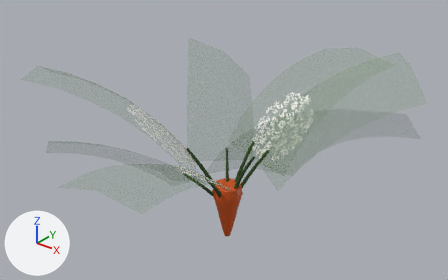
Before and after pictures for a commit that changed the FBX model unity/BinaryNestModAssets/Assets/Farming/Carrot/Models/CarrotHarvest.fbx.
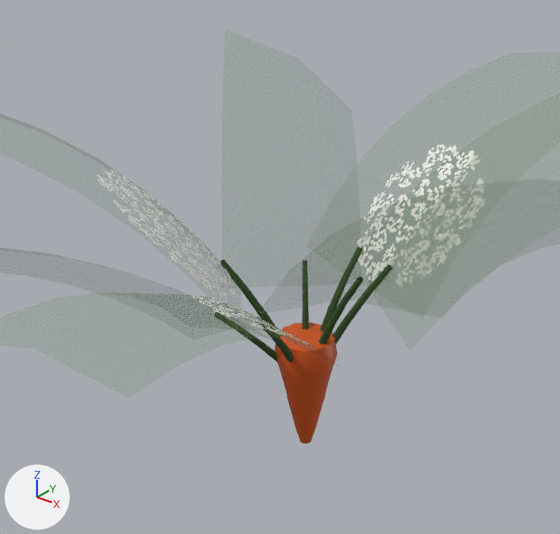
Each version is shown whole from a camera (50 mm lens) standing at (0.633, -0.802, 0.634) and looking at (-0.012, 0.004, 0.134), then close up on the part from 18% to 78% of the width and 8% to 100% of the height. Arrows for +X, +Y and +Z are at lower left; the lights stay in place. The first two pictures are the older version. Objects named as collision shapes, trigger or cutter boxes, shadow casters or lower levels of detail are left out. Where no turn or scale is listed for an object, it has been applied to the vertices. Vertices at exactly the same position are counted once.

Objects in the first close-up: 'CarrotHarvest_LOD0'.
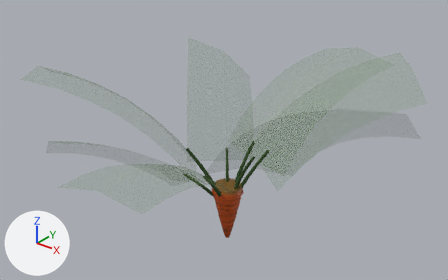
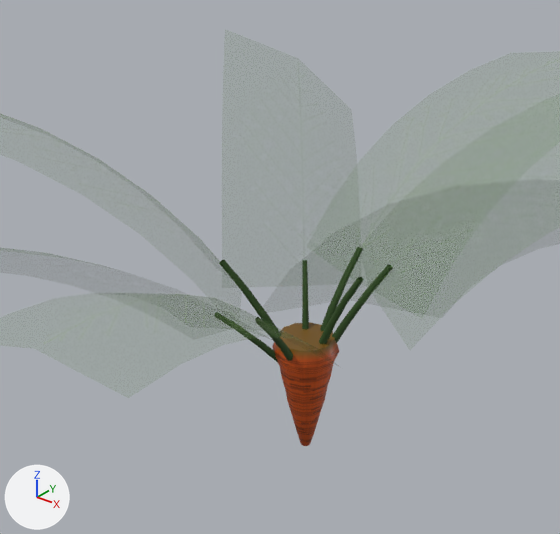
Boxes [x1, y1, x2, y2] around the edits, measured in the close-ups (560 x 534 px; the box of a moved part takes in the faces that stretch with it):
'CarrotHarvest_LOD0', surface changed, reshaped: before [96, 144, 485, 444]; after [214, 247, 393, 446]
part 1 of me_carrotharvest_lod0, moved or reshaped: before [274, 339, 337, 444]; after [272, 339, 339, 446]
part 2 of me_carrotharvest_lod0, surface changed (orange to brown): before [96, 144, 485, 444]; after [272, 322, 339, 427]

What the commit changed:
Picture 'CarrotRoot.png' (img_carrotroot_png) is new.
In material 'CarrotRoot' (mat_carrotroot), base_color is no longer (0.604, 0.0835, 0.00394), orange #cc520d.
In material 'CarrotRoot' (mat_carrotroot), texture is now set to img_carrotroot_png.
me_carrotharvest_lod0 is used by ob_carrotharvest_lod0; location (0.0, 0.0, 0.0).
me_carrotharvest_lod0 had 420 vertices, 309 faces and spanned x -0.324..0.32, y -0.351..0.343, z -0.088..0.303.
me_carrotharvest_lod0 now has 444 vertices, 333 faces and spans x -0.324..0.32, y -0.351..0.343, z -0.088..0.303.
Part 1, on me_carrotharvest_lod0:
4 vertices are removed from x -0.014..0.014, y -0.014..0.014, z -0.036.
24 faces are deleted.
3 vertices in x 0.025..0.029, y -0.015..0.015, z 0.029 move by (0.002, 0.0, 0.003).
3 vertices in x -0.015..0.015, y 0.025..0.029, z 0.029 move by (0.0, 0.002, 0.003).
3 vertices in x -0.029..-0.025, y -0.015..0.015, z 0.029 move by (-0.002, 0.0, 0.003).
3 vertices in x -0.015..0.015, y -0.029..-0.025, z 0.029 move by (0.0, -0.002, 0.003).
64 vertices move from x -0.025..0.025, y -0.025..0.025, z -0.069..0.012 to x -0.026..0.026, y -0.026..0.026, z -0.046..0.019.
28 vertices are added at x -0.02..0.02, y -0.02..0.02, z -0.072..-0.007.
48 new faces join them, mat_carrotroot (picture img_carrotroot_png).
me_carrotharvest_lod0 part 2: 145 kept faces spanning x -0.324..0.32, y -0.351..0.343, z -0.046..0.303 get new texture (UV) coordinates.
